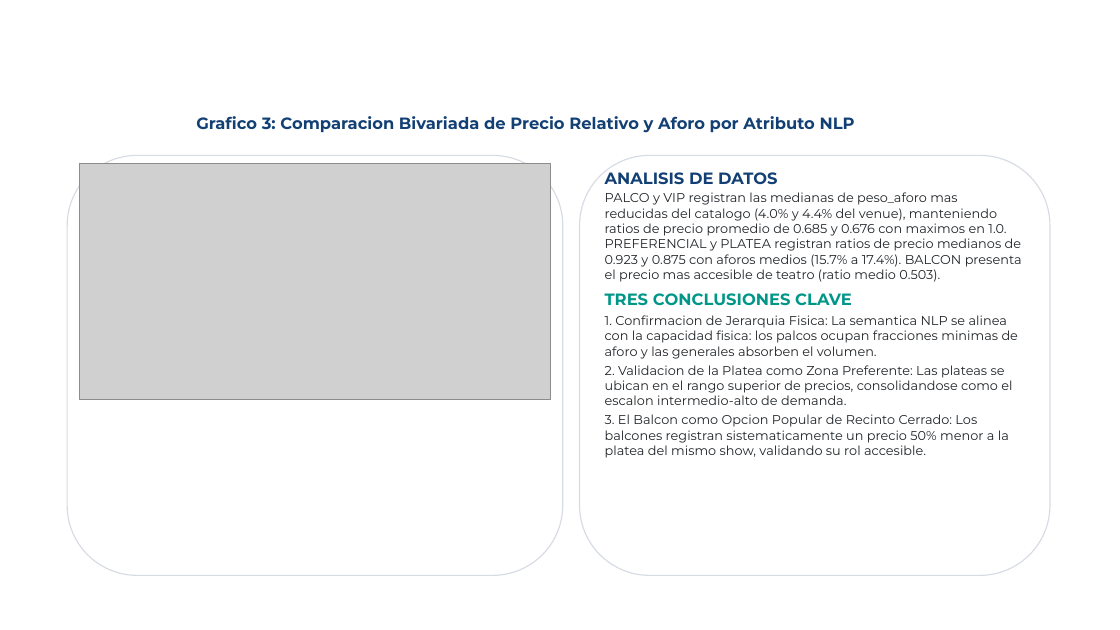
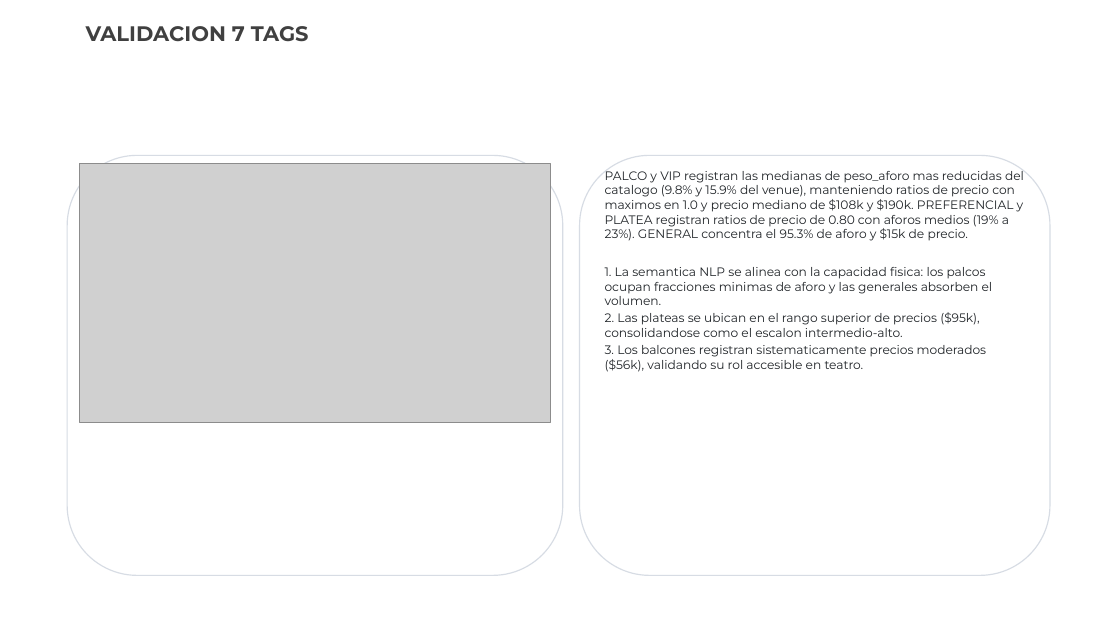
Before and after one commit to valentinatuboleta/clusterizacion-localidades, a slide deck: slide 19 of Presentacion_EDA_Clusterizacion_Localidades.pptx (slide 6 before the commit). Drawn at 1120x630 pixels with LibreOffice and Linux fonts; fonts in the diff are those of the drawing; grey boxes stand for pictures; background and template pictures are left out. Boxes give left, top, right and bottom in pixels: in the first picture for what was removed or moved away, otherwise in the second. Text is boxed around its words. In the diff, an @@ line names an element or a change of style, - is before the commit and + after.

Commit message:
feat(eda): finaliza analisis exploratorio, descomposicion de ratios, demostracion de 17 tags y actualiza presentacion ejecutiva

```diff
--- a/Presentacion_EDA_Clusterizacion_Localidades.pptx
+++ b/Presentacion_EDA_Clusterizacion_Localidades.pptx
@@ text at bbox=[86, 26, 309, 42]: text changed; text colour #FFFFFF to #404040 @@
-VALIDACION SEMANTICA Y FISICA
+VALIDACION 7 TAGS
@@ text removed at bbox=[196, 116, 855, 133] @@
-Grafico 3: Comparacion Bivariada de Precio Relativo y Aforo por Atributo NLP
@@ picture: place and size @@
-picture at bbox=[80, 164, 550, 399]
+picture at bbox=[80, 164, 550, 423]
@@ text at bbox=[605, 171, 1024, 372]: text changed; size 11 to 10.5 pt @@
-ANALISIS DE DATOS
-PALCO y VIP registran las medianas de peso_aforo mas reducidas del catalogo (4.0% y 4.4% del venue), manteniendo ratios de precio promedio de 0.685 y 0.676 con maximos en 1.0. PREFERENCIAL y PLATEA registran ratios de precio medianos de 0.923 y 0.875 con aforos medios (15.7% a 17.4%). BALCON presenta el precio mas accesible de teatro (ratio medio 0.503).
-TRES CONCLUSIONES CLAVE
-1. Confirmacion de Jerarquia Fisica: La semantica NLP se alinea con la capacidad fisica: los palcos ocupan fracciones minimas de aforo y las generales absorben el volumen.
-2. Validacion de la Platea como Zona Preferente: Las plateas se ubican en el rango superior de precios, consolidandose como el escalon intermedio-alto de demanda.
-3. El Balcon como Opcion Popular de Recinto Cerrado: Los balcones registran sistematicamente un precio 50% menor a la platea del mismo show, validando su rol accesible.
+PALCO y VIP registran las medianas de peso_aforo mas reducidas del catalogo (9.8% y 15.9% del venue), manteniendo ratios de precio con maximos en 1.0 y precio mediano de $108k y $190k. PREFERENCIAL y PLATEA registran ratios de precio de 0.80 con aforos medios (19% a 23%). GENERAL concentra el 95.3% de aforo y $15k de precio.
+1. La semantica NLP se alinea con la capacidad fisica: los palcos ocupan fracciones minimas de aforo y las generales absorben el volumen.
+2. Las plateas se ubican en el rango superior de precios ($95k), consolidandose como el escalon intermedio-alto.
+3. Los balcones registran sistematicamente precios moderados ($56k), validando su rol accesible en teatro.
```
Also in this commit, not shown: 5 other slides changed, 15 slides added, 4 slides removed, 16 other files.
